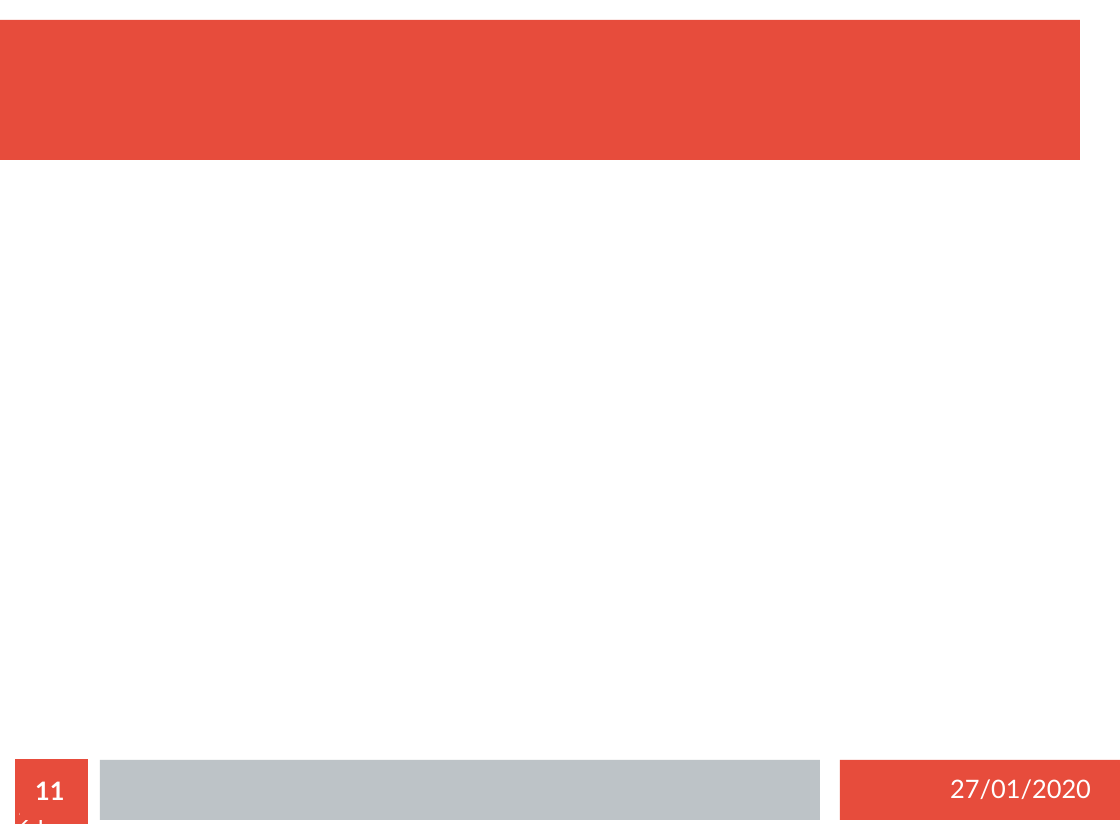
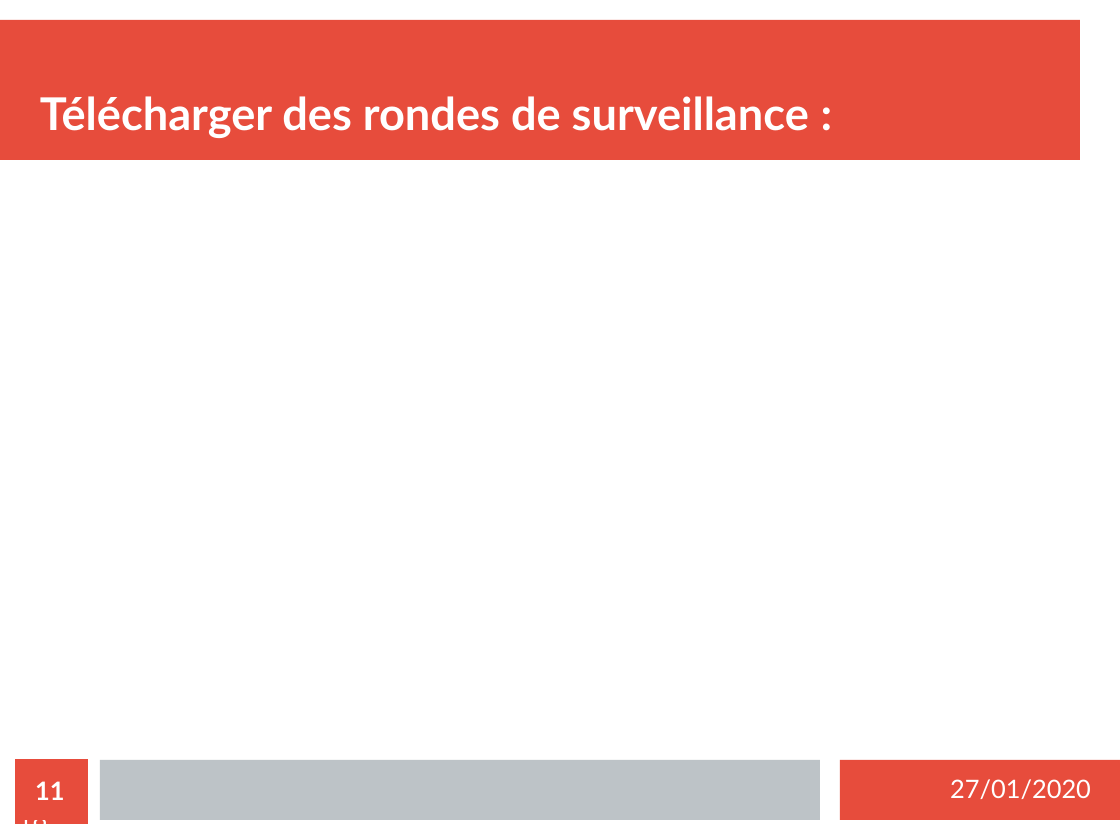
Before and after one commit to MezeretteBrice/Projet_Ronde, a slide deck: slide 11 of SOUTENANCE/Revue1/Revue1_HUREAU.odp. Drawn at 1120x840 pixels with LibreOffice and Linux fonts; fonts in the diff are those of the drawing. Boxes give left, top, right and bottom in pixels: in the first picture for what was removed or moved away, otherwise in the second. Text is boxed around its words. In the diff, an @@ line names an element or a change of style, - is before the commit and + after.

```diff
--- a/SOUTENANCE/Revue1/Revue1_HUREAU.odp
+++ b/SOUTENANCE/Revue1/Revue1_HUREAU.odp
@@ title added at (40, 96, 809, 138), 32 pt, text #FFFFFF, bold @@
+Télécharger des rondes de surveillance :
@@ page number at (18, 781, 64, 833): text changed @@
-11 / 21
+11 / 18
```
Also in this commit, not shown: 12 other slides changed, 3 slides removed, 1 other file.
